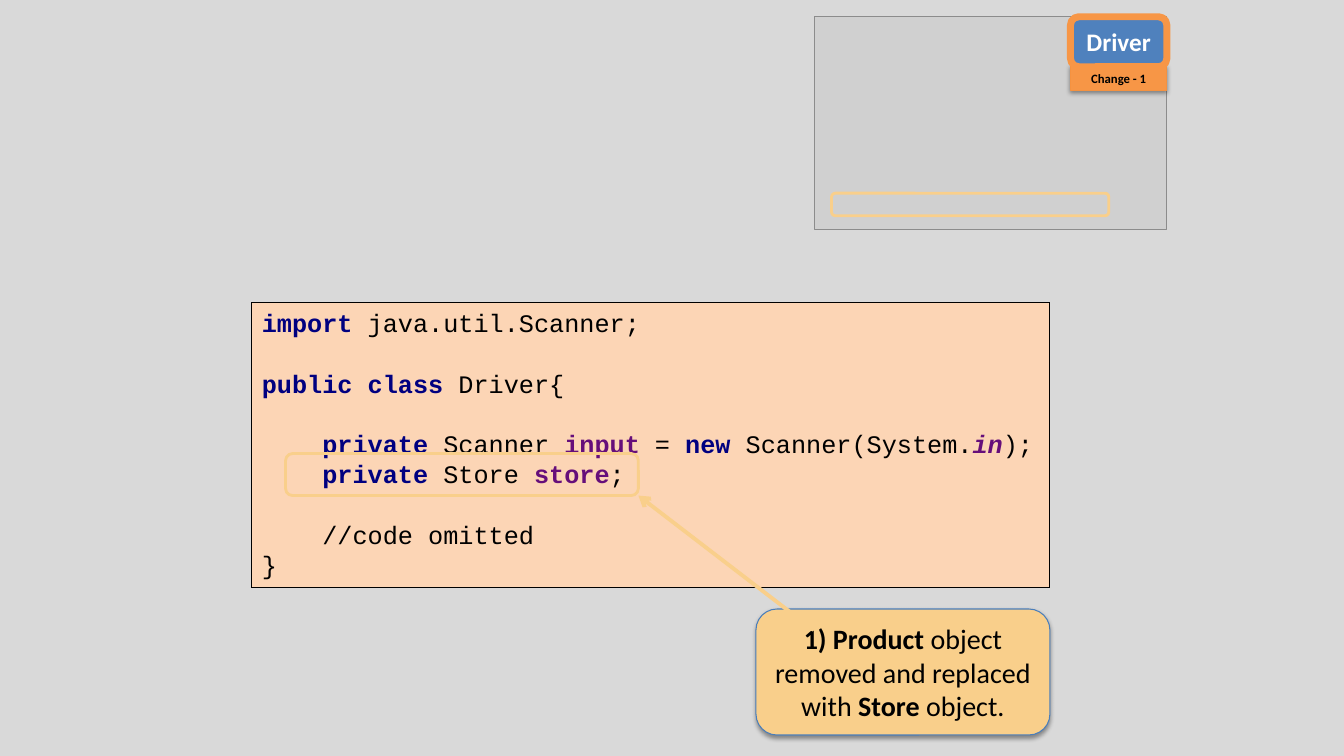
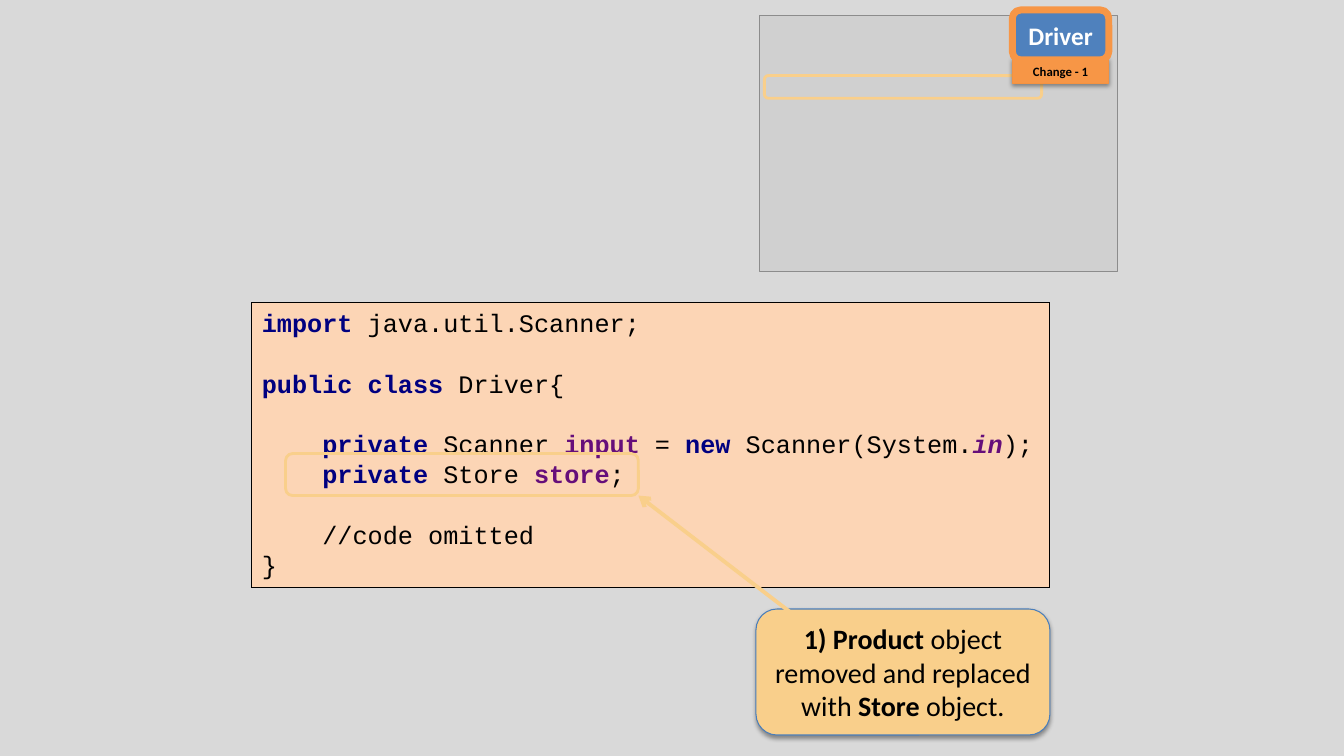
Before and after one commit to Programming-Fundamentals-SETU/prog-fund-1-sept-25, a slide deck: slide 13 of topic08-arrays-of-objects/unit-1/talk-3-array-product/c-array-product.pptx. Drawn at 1344x756 pixels with LibreOffice and Linux fonts; fonts in the diff are those of the drawing; grey boxes stand for pictures. Boxes give left, top, right and bottom in pixels: in the first picture for what was removed or moved away, otherwise in the second. Text is boxed around its words. In the diff, an @@ line names an element or a change of style, - is before the commit and + after.

```diff
--- a/topic08-arrays-of-objects/unit-1/talk-3-array-product/c-array-product.pptx
+++ b/topic08-arrays-of-objects/unit-1/talk-3-array-product/c-array-product.pptx
@@ picture: place and size @@
-picture at bbox=[815, 17, 1167, 231]
+picture at bbox=[760, 16, 1118, 272]
@@ rounded rectangle "Driver": place and size @@
-rounded rectangle "Driver" at bbox=[1071, 17, 1168, 68]
+rounded rectangle "Driver" at bbox=[1012, 10, 1109, 60]
@@ rectangle "Change - 1": place and size @@
-rectangle "Change - 1" at bbox=[1071, 66, 1168, 91]
+rectangle "Change - 1" at bbox=[1012, 58, 1109, 84]
@@ rounded rectangle: place and size @@
-rounded rectangle at bbox=[832, 194, 1109, 216]
+rounded rectangle at bbox=[764, 76, 1042, 98]
```
Also in this commit, not shown: 13 other slides changed, 25 other files.
